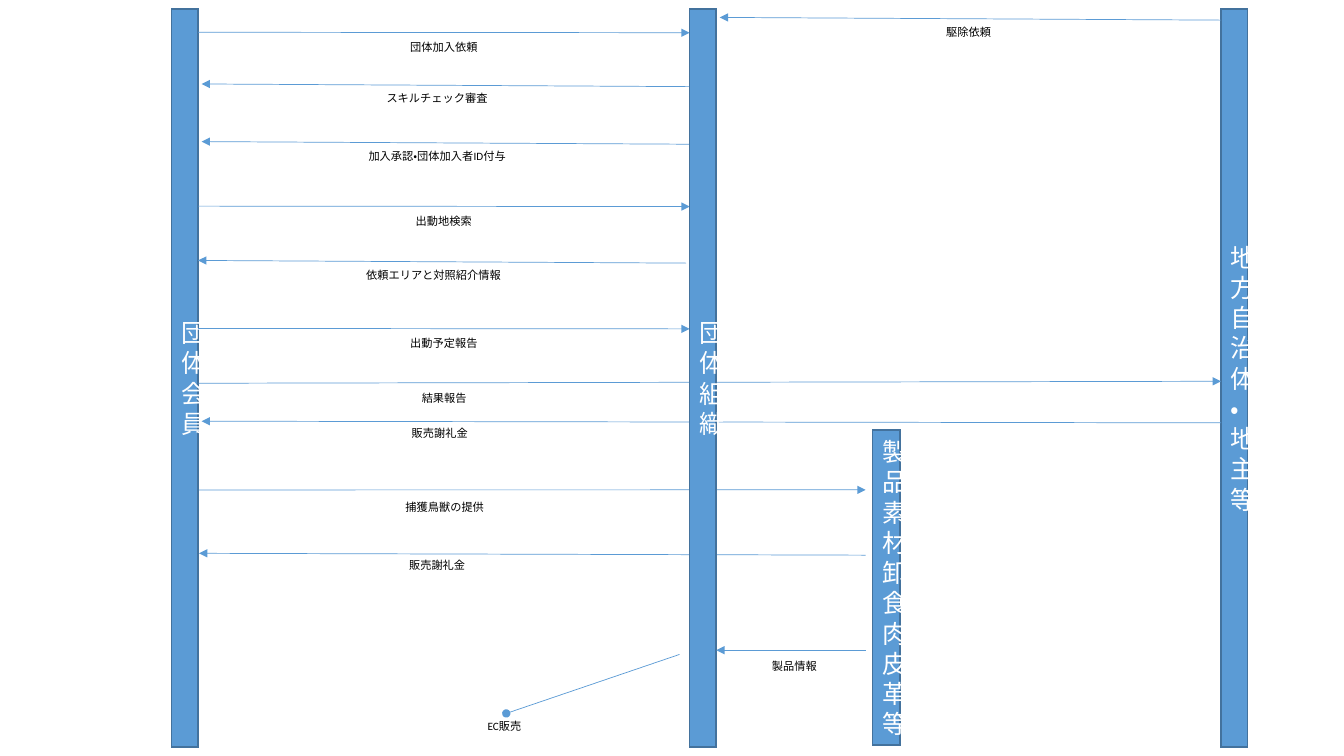
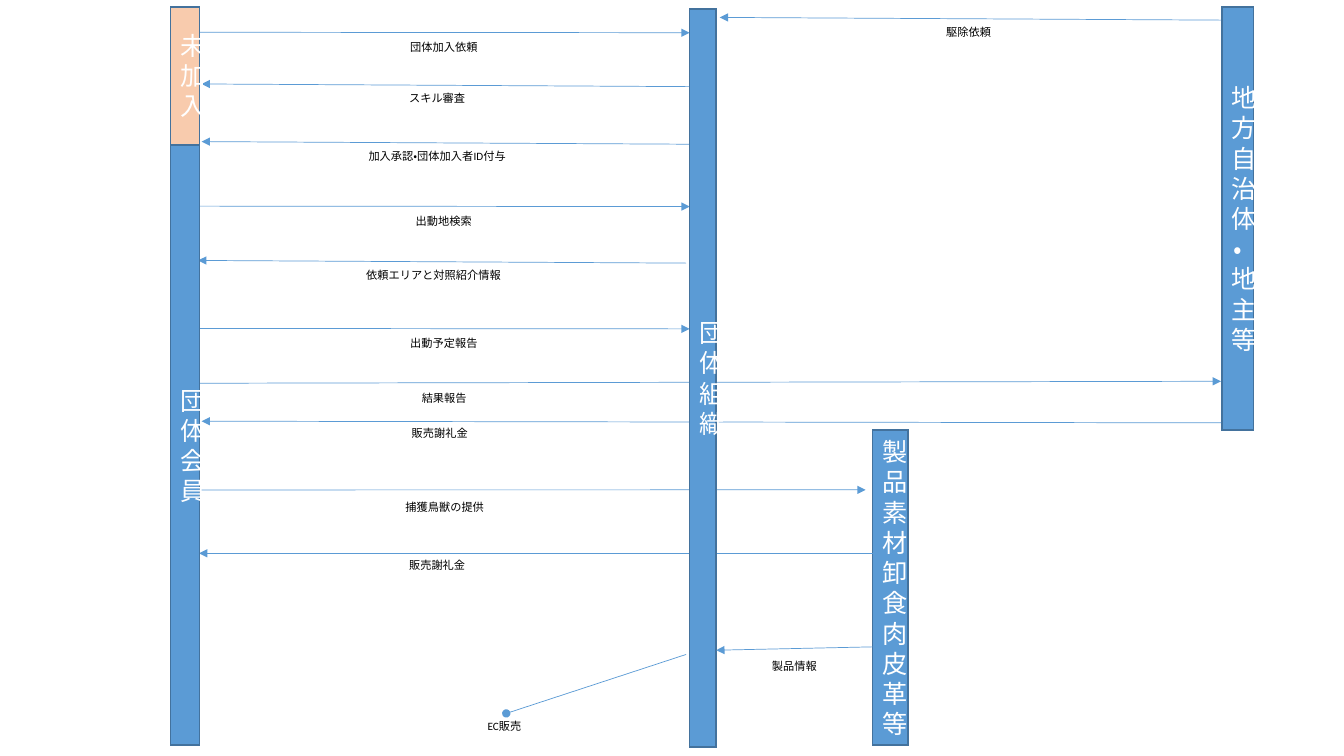
Before and after one commit to MasatoArai/subsidy, a slide deck: slide 2 of 組織と自治体-依頼主、会員との関係シーケンス.pptx. Drawn at 1344x756 pixels with LibreOffice and Linux fonts; fonts in the diff are those of the drawing. Boxes give left, top, right and bottom in pixels: in the first picture for what was removed or moved away, otherwise in the second. Text is boxed around its words. In the diff, an @@ line names an element or a change of style, - is before the commit and + after.

Commit message:
団体加入希望者の要求情報とその提供手法.pptx追加

```diff
--- a/組織と自治体-依頼主、会員との関係シーケンス.pptx
+++ b/組織と自治体-依頼主、会員との関係シーケンス.pptx
@@ rectangle added at bbox=[170, 7, 200, 144], fill #F8CBAD, outline #43739E 1 pt, 18 pt, text #FFFFFF @@
+未加入
@@ rectangle "地方自治体・地主等": place and size @@
-rectangle "地方自治体・地主等" at bbox=[1221, 9, 1247, 747]
+rectangle "地方自治体・地主等" at bbox=[1222, 7, 1253, 431]
@@ text at bbox=[409, 92, 465, 103]: text changed @@
-スキルチェック審査
+スキル審査
@@ rectangle "団体会員": place and size @@
-rectangle "団体会員" at bbox=[171, 9, 198, 747]
+rectangle "団体会員" at bbox=[170, 146, 200, 746]
@@ rectangle "製品素材卸": place and size @@
-rectangle "製品素材卸" at bbox=[873, 431, 900, 746]
+rectangle "製品素材卸" at bbox=[873, 431, 908, 746]
@@ arrow moved from (199, 554) - (866, 556) to (199, 554) - (873, 554) @@
@@ arrow moved from (680, 654) - (506, 714) to (687, 654) - (506, 714) @@
@@ arrow moved from (717, 650) - (866, 650) to (717, 650) - (873, 647) @@
```
Also in this commit, not shown: 2 other files.
